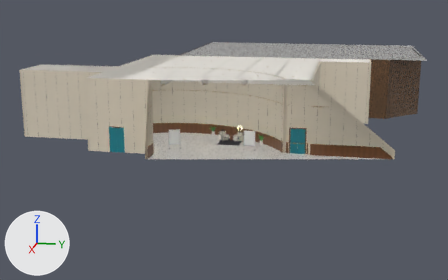
Before and after pictures for a commit that changed the glTF model public/models/diplomatic_hall.glb.
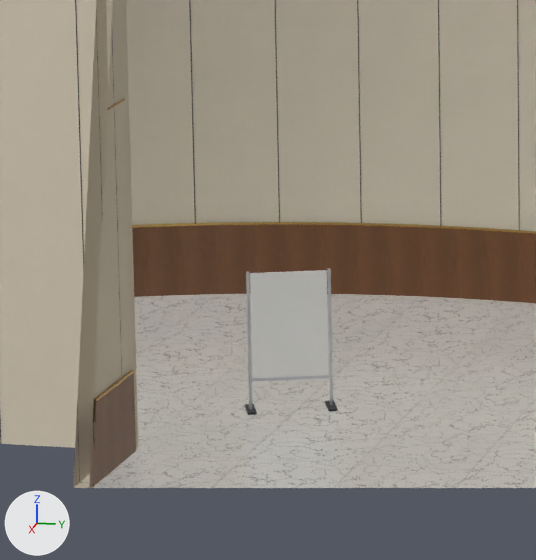
Each version appears first whole from a 50 mm lens placed at (94.4, 20.6, 15.2), pointed at (30.2, 7.8, -0.8), and next in a close-up on the part from 30% to 47% of the width and 33% to 60% of the height. The lights are fixed; the arrows at lower left show +X, +Y and +Z. The older version's two pictures come first. Everything nearer to the camera than a plane just in front of the edit is cut away. Where no turn or scale is listed for an object, it has been applied to the vertices. Vertices at exactly the same position are counted once.

The first close-up shows 'Venue_Foyer', 'Venue_Lobby', 'Venue_Walls'.
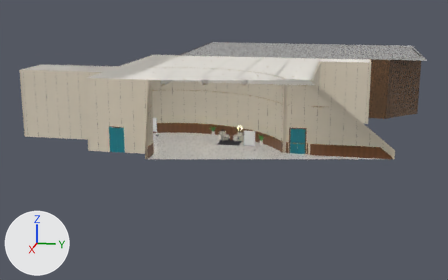
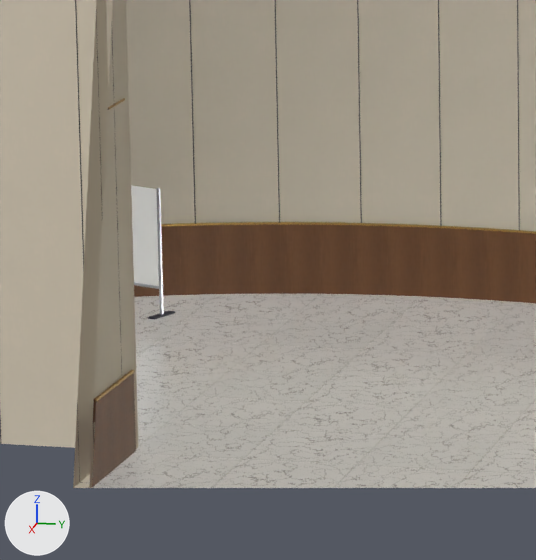
Where the change shows, as pixel boxes [x1, y1, x2, y2] in the close-ups (536 x 560 px; the box of a moved part takes in the faces that stretch with it):
'Venue_Foyer', reshaped
    before: [245, 268, 338, 415]
    after: [131, 185, 175, 320]
part 1 of me_foyer_set, moved or reshaped (not visible afterwards)
    before: [325, 400, 338, 411]
part 2 of me_foyer_set, moved or reshaped
    before: [245, 404, 257, 415]
    after: [148, 311, 175, 320]
part 3 of me_foyer_set, moved or reshaped (not visible afterwards)
    before: [327, 268, 333, 405]
part 4 of me_foyer_set, moved or reshaped
    before: [246, 272, 252, 409]
    after: [156, 188, 164, 315]
part 5 of me_foyer_set, moved or reshaped
    before: [248, 375, 330, 382]
    after: [134, 282, 163, 289]
part 6 of me_foyer_set, moved or reshaped
    before: [250, 270, 329, 378]
    after: [131, 185, 159, 286]

What changed in the scene script:
```text
Change me_foyer_set:
    used by ob_venue_foyer; location = (0.0, 0.0, 0.0)
    remove me_foyer_set.from_pydata(...)  # 4704 vertices, 8694 faces; spans x 4.1..38.3, y 0.4..17.2, z 0.0..6.1
    add me_foyer_set.from_pydata(...)  # 4704 vertices, 8694 faces; spans x 4.1..37.2, y 0.0..17.2, z 0.0..6.1
    me_foyer_set part 1: the loose piece of 8 vertices spanning x 37.5..37.9, y 4.8..5.0, z 0.0 is turned 137.5 degrees about the z axis through its middle, then moved by (-5.0, -4.8, 0.0)
    me_foyer_set part 2: the loose piece of 8 vertices spanning x 37.9..38.3, y 3.8..4.0, z 0.0 is turned 137.5 degrees about the z axis through its middle, then moved by (-5.0, -2.8, 0.0)
    me_foyer_set part 3: the loose piece of 8 vertices spanning x 37.7, y 4.9, z 0.0..1.9 is moved by (-5.0, -4.8, 0.0)
    me_foyer_set part 4: the loose piece of 8 vertices spanning x 38.1, y 3.9, z 0.0..1.9 is moved by (-5.0, -2.8, 0.0)
    me_foyer_set part 5: the loose piece of 8 vertices spanning x 37.7..38.1, y 3.9..4.9, z 0.4 is scaled about its middle by (0.983, -1, 1), then moved by (-5.0, -3.8, 0.0)
    me_foyer_set part 6: the loose piece of 8 vertices spanning x 37.7..38.1, y 3.9..4.9, z 0.4..1.9 is scaled about its middle by (0.993, -1, 1), then moved by (-5.0, -3.8, 0.0)
    other edits to the shape of me_foyer_set do not show in these pictures
```
